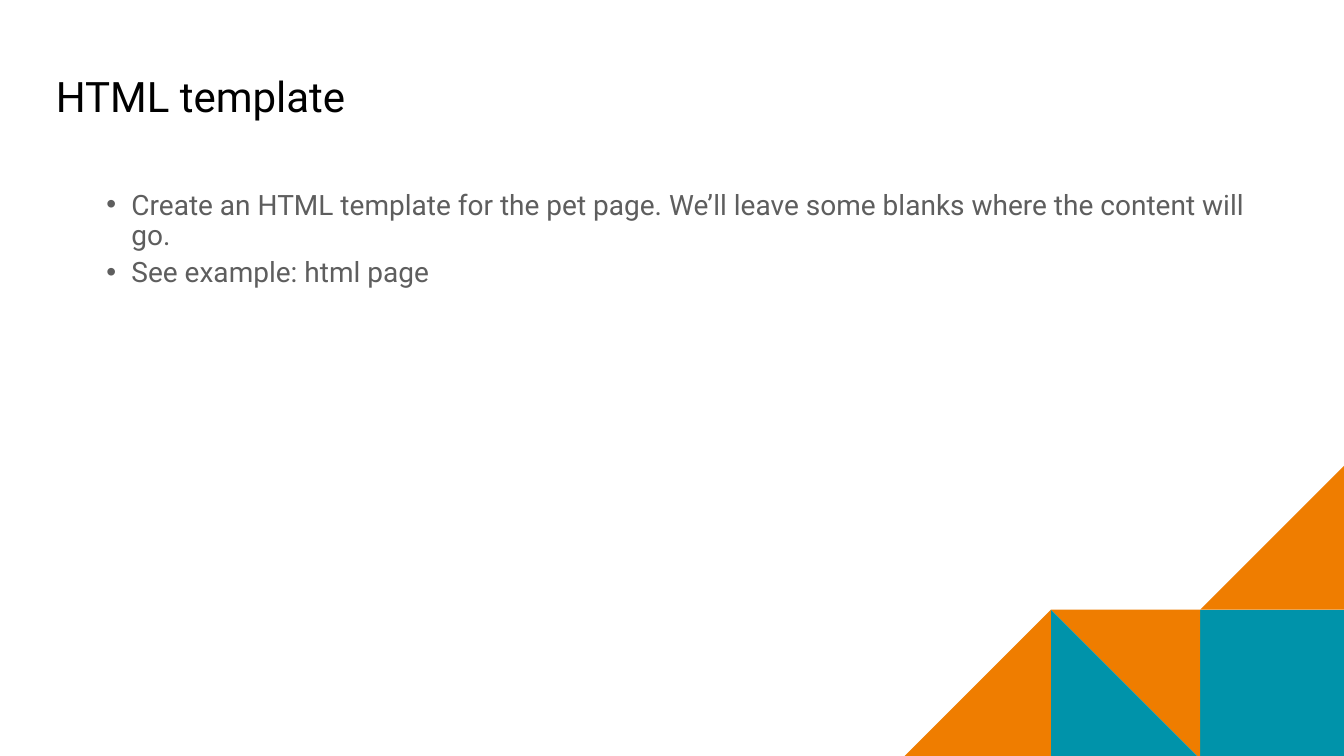
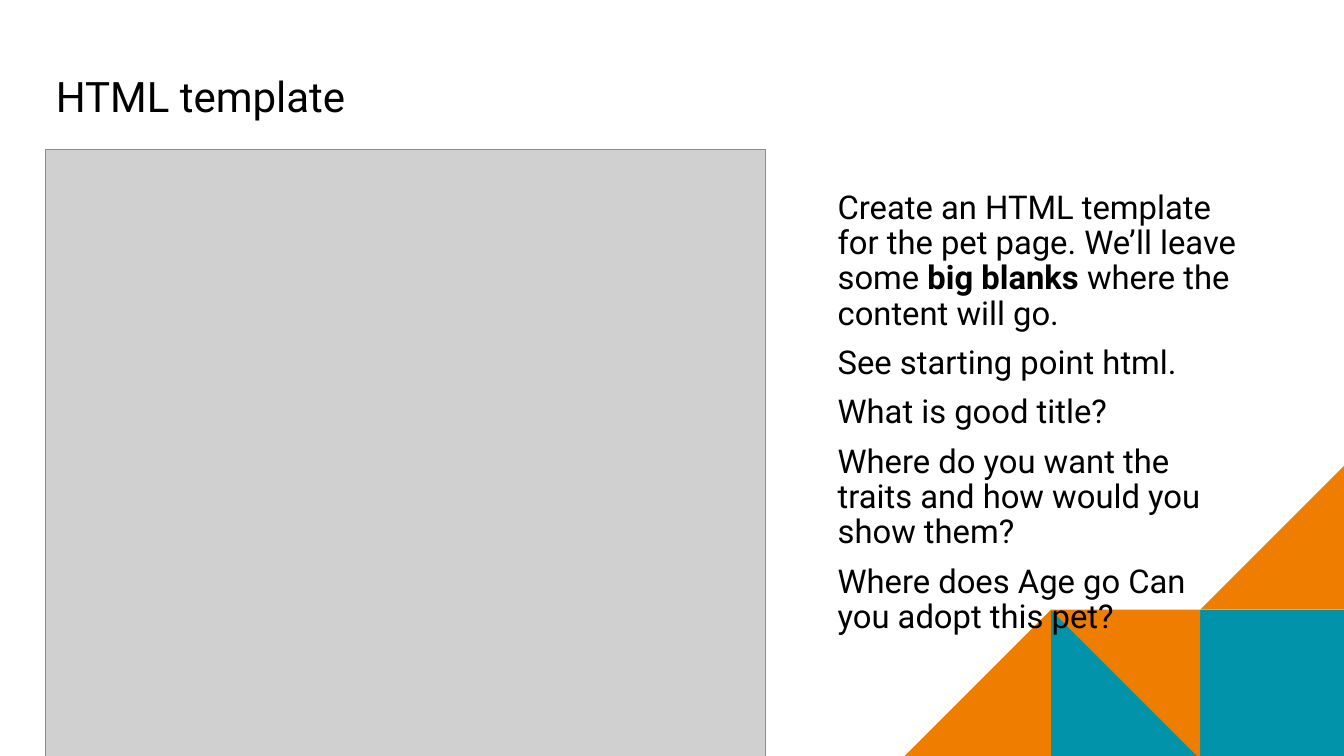
Before and after one commit to mr-eggleton/web-lit-core, a slide deck: slide 14 of final ppt/10-web-builders.pptx. Drawn at 1344x756 pixels with LibreOffice and Linux fonts; fonts in the diff are those of the drawing; grey boxes stand for pictures; background and template pictures are left out. Boxes give left, top, right and bottom in pixels: in the first picture for what was removed or moved away, otherwise in the second. Text is boxed around its words. In the diff, an @@ line names an element or a change of style, - is before the commit and + after.

```diff
--- a/final ppt/10-web-builders.pptx
+++ b/final ppt/10-web-builders.pptx
@@ picture added at (x1=45, y1=149, x2=765, y2=756) @@
@@ picture added at (x1=45, y1=169, x2=434, y2=702) @@
@@ text at (x1=838, y1=194, x2=1236, y2=636): text changed; size 20 to 23.3 pt; text colour #5E5E5E to #000000 @@
-  • Create an HTML template for the pet page. We’ll leave some blanks where the content will go.
-  • See example: html page
+Create an HTML template for the pet page. We’ll leave some big blanks where the content will go.
+See starting point html.
+What is good title?
+Where do you want the traits and how would you show them?
+Where does Age go Can you adopt this pet?
```
Also in this commit, not shown: 6 other slides changed, 2 slides added, 1 slide removed, 17 other files.
